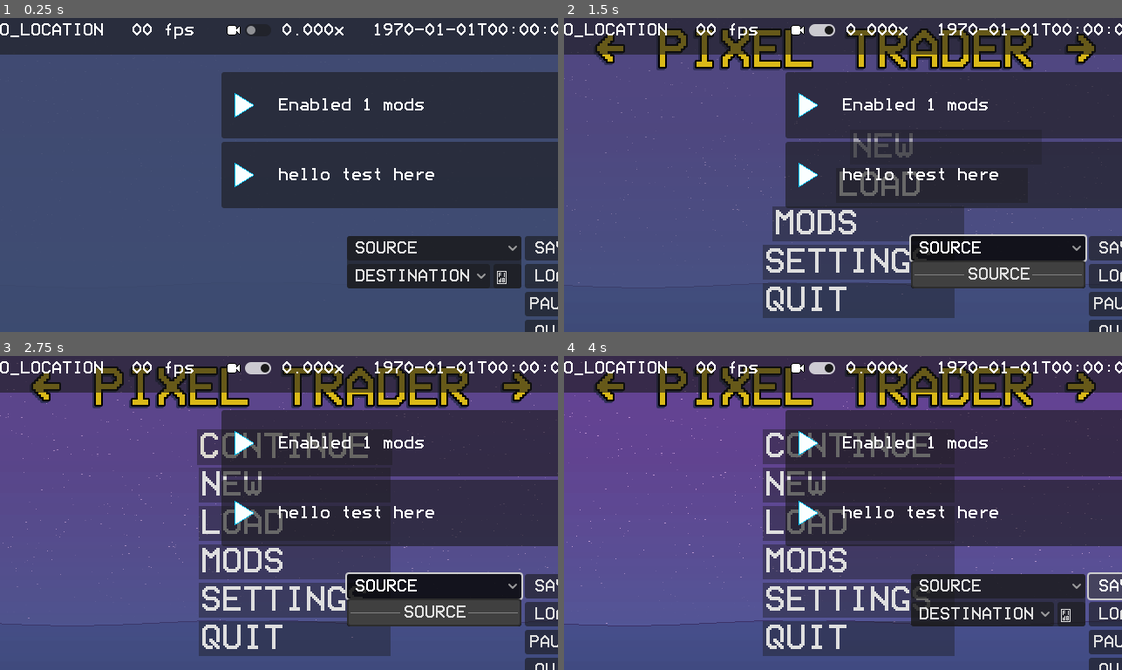
Above: before the commit, frames 1-4 (two rows, left to right).
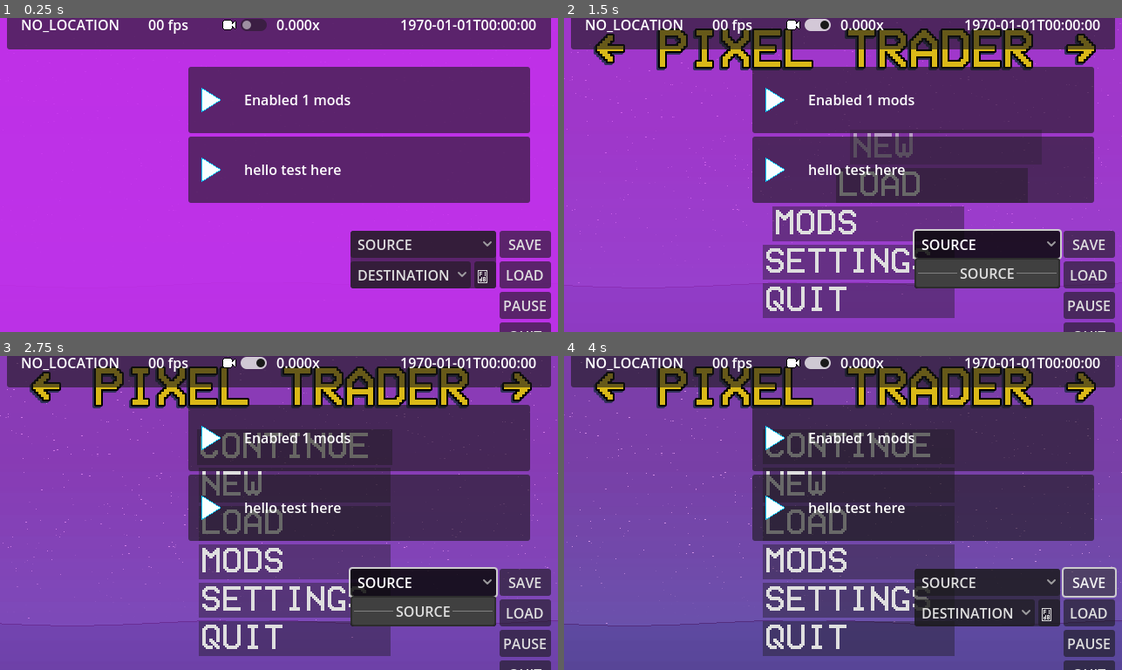
Above: after the commit, the same moments.

Repository: mikeredev/trader
Game: Godot game, scene res://main/main.tscn
Same seed, same stepped clock (60 frames per second), same inputs: the game is played once before the commit and once after it.
Inputs (mouse positions are in pixels of both pictures, inside the frame that each line leads up to; where the layout moved, square brackets give the same spot in the first picture):
- Up to frame 1 (0.25 s): no input
- Up to frame 2 (1.5 s): click (809, 24) [815, 30] at 0.5 s; click "SOURCE" at 1.25 s
- Up to frame 3 (2.75 s): click "DESTINATION" at 2 s
- Up to frame 4 (4 s): click "" at 2.75 s; click "SAVE" at 3.5 s

The runs differ from the first frame. In frame 1, 97% of the frame differs, in the area x 0-100%, y 0-100%; in frame 2, 83%; in frame 3, 63%; in frame 4, 16%.
Error in both runs: Invalid access to property or key 'show_ui_alerts' on a base object of type 'Nil'. (res://common/static/debug.gd:90)

Commit message:
hud

Diff:
--- a/data/active_state/01_init.gd
+++ b/data/active_state/01_init.gd
@@ -32,7 +32,7 @@
 	Service.config_manager.apply_config()
 
 	# allow for notifications
-	_setup_ui(ui)
+	ui.setup()
 
 	# process mods
 	saved_mods = Service.config_manager.mod_settings.get_saved_mods()
@@ -55,19 +55,6 @@
 func validate_directories(p_paths: Array[String]) -> bool:
 	Debug.log_info("Checking directories...")
 	return Common.Util.file.validate_directories(p_paths)
-
-
-func _setup_ui(p_ui: UI) -> void:
-	Debug.log_info("Creating UI...")
-	for overlay: UIOverlay in p_ui.get_children():
-		overlay.size = overlay.get_parent_area_size()
-		overlay.set_anchors_preset(Control.PRESET_FULL_RECT)
-		overlay.mouse_filter = Control.MOUSE_FILTER_IGNORE
-		Debug.log_verbose("󱣴  Configured UI overlay: %s" % overlay.get_path())
-	var hud: HUDOverlay = Service.scene_manager.create_scene(FileLocation.UI_HUD_COMPONENT_DISPLAY)
-	p_ui.hud.add_scene(hud)
-	hud.setup()
-	Service.scene_manager.add_ui(p_ui)
 
 
 func _setup_view(p_view: View) -> bool:
--- a/main/main.tscn
+++ b/main/main.tscn
@@ -7,7 +7,6 @@
 [ext_resource type="Script" uid="uid://bpocd385sre5h" path="res://main/container/ui_overlay.gd" id="5_3wy1v"]
 [ext_resource type="Theme" uid="uid://og4pfjqwupc" path="res://assets/theme/menu.tres" id="5_67ri8"]
 [ext_resource type="Theme" uid="uid://b1ls81hnrxdmt" path="res://assets/theme/dialog.tres" id="7_grrlh"]
-[ext_resource type="Theme" uid="uid://ctglmnnwqwbq4" path="res://assets/theme/hud.tres" id="8_0i4oc"]
 
 [sub_resource type="Resource" id="Resource_qtu10"]
 script = ExtResource("2_1bvp3")
@@ -93,15 +92,3 @@
 theme = ExtResource("7_grrlh")
 script = ExtResource("5_3wy1v")
 metadata/_custom_type_script = "uid://bpocd385sre5h"
-
-[node name="HUD" type="Control" parent="UI"]
-unique_name_in_owner = true
-layout_mode = 3
-anchors_preset = 15
-anchor_right = 1.0
-anchor_bottom = 1.0
-grow_horizontal = 2
-grow_vertical = 2
-theme = ExtResource("8_0i4oc")
-script = ExtResource("5_3wy1v")
-metadata/_custom_type_script = "uid://bpocd385sre5h"
--- a/main/ui.gd
+++ b/main/ui.gd
@@ -1,11 +1,31 @@
 class_name UI extends CanvasLayer
+
+#var setup_config: Dictionary[]
 
 @onready var menu: UIOverlay = %Menu
 @onready var dialog: UIOverlay = %Dialog
-@onready var hud: UIOverlay = %HUD
+@onready var hud: HUDOverlay
 
 
 func clear_all() -> void:
-	for node: UIOverlay in get_children():
-		node.clear()
+	menu.clear()
+	dialog.clear()
+	hud.clear()
 	Debug.log_verbose("Cleared all UI overlays")
+
+
+func setup() -> void:
+	Debug.log_info("Creating UI...")
+	_setup_hud()
+	for child: Control in get_children(): # themes etc applied in editor to tscn
+		child.set_anchors_preset(Control.PRESET_FULL_RECT)
+		child.mouse_filter = Control.MOUSE_FILTER_IGNORE
+		#overlay.size = overlay.get_parent_area_size()
+		Debug.log_verbose("󱣴  Configured UI overlay: %s" % child.get_path())
+	Service.scene_manager.add_ui(self) # register for lookup
+
+
+func _setup_hud() -> void:
+	hud = Service.scene_manager.create_scene(FileLocation.UI_HUD_COMPONENT_DISPLAY)
+	add_child(hud)
+	hud.setup()
--- a/service/system/mod/blueprints/city_blueprint.gd
+++ b/service/system/mod/blueprints/city_blueprint.gd
@@ -225,9 +225,8 @@
 
 
 func _set_body(p_city: City, p_body: CityBody) -> void:
-	var overworld: View = Service.scene_manager.get_view(View.ViewType.OVERWORLD)
-	var city_container: NodeContainer = overworld.get_container(View.ContainerType.CITY)
-	city_container.add_child(p_body)
+	var view: View = Service.scene_manager.get_view(View.ViewType.OVERWORLD)
+	view.add_scene(p_body, View.ContainerType.CITY)
 	p_city.body = p_body
 
 
--- a/ui/class/control/ui_control.gd
+++ b/ui/class/control/ui_control.gd
@@ -1,4 +1,6 @@
 class_name UIControl extends Control
+
+@export var outer_margin: int = 256
 
 
 func _ready() -> void:
@@ -14,7 +16,7 @@
 func _set_minimum_size() -> void:
 	if get_node_or_null("%MarginOuter") and get_node_or_null("%NavMain"):
 		var margin_outer: MarginContainer = get_node("%MarginOuter")
-		var margin_value: int = 256 # magic, move to ProjSettings
+		var margin_value: int = outer_margin
 		margin_outer.add_theme_constant_override("margin_top", margin_value)
 		margin_outer.add_theme_constant_override("margin_left", margin_value)
 		margin_outer.add_theme_constant_override("margin_bottom", margin_value)
@@ -24,16 +26,19 @@
 		var scene_base_size: Vector2i = ProjectSettings.get_setting("services/config/scene_base_size")
 		nav_main.custom_minimum_size.x = scene_base_size.x - 16
 		nav_main.custom_minimum_size.y = scene_base_size.y - 16
-
+		Debug.log_verbose("Set outer margin %s: %d" % [name, outer_margin])
 	else:
-		Debug.log_warning("Cannot size all UI elements: %s" % self)
+		Debug.log_warning("Unable to set minimum size: %s" % get_path())
 
 
-func _set_color_scheme() -> void: # unused rn
+func _set_color_scheme() -> void:
 	if get_node_or_null("%Background"):
 		var background: ColorRect = get_node("%Background")
 		var primary_bg: Color = ProjectSettings.get_setting("gui/theme/scheme/primary_bg")
 		background.color = primary_bg
+		background.color.a = 0.9
+		background.mouse_filter = Control.MOUSE_FILTER_IGNORE
+		Debug.log_verbose("Set background %s: %s" % [primary_bg.to_html(), name])
 
 
 func _ui_ready() -> void: pass
--- a/ui/hud/components/city_list/city_list.gd
+++ b/ui/hud/components/city_options_panel.gd
@@ -1,4 +1,4 @@
-class_name CityList extends PanelContainer
+class_name CityOptionsPanel extends PanelContainer
 
 @onready var ui_source_city: OptionButton = %SourceCity
 @onready var ui_dest_city: OptionButton = %DestCity
--- /dev/null
+++ b/ui/hud/components/game_options_panel.gd
@@ -0,0 +1,27 @@
+class_name GameOptionsPanel extends VBoxContainer
+
+@onready var ui_save: UIButton = %ButtonSave
+@onready var ui_load: UIButton = %ButtonLoad
+@onready var ui_pause: UIButton = %ButtonPause
+@onready var ui_quit: UIButton = %ButtonQuit
+
+
+func setup() -> void:
+	process_mode = Node.PROCESS_MODE_ALWAYS
+	ui_save.pressed_tweened.connect(_on_game_saved)
+	ui_load.pressed_tweened.connect(_on_game_load)
+	ui_pause.toggle_mode = true
+	ui_pause.toggled.connect(_on_game_paused)
+	ui_quit.pressed_tweened.connect(_on_game_quit)
+
+func _on_game_saved() -> void:
+	pass
+
+func _on_game_load() -> void:
+	pass
+
+func _on_game_paused(p_toggled: bool) -> void:
+	System.pause_game(p_toggled)
+
+func _on_game_quit() -> void:
+	print("ok")
--- a/ui/hud/hud_overlay.gd
+++ b/ui/hud/hud_overlay.gd
@@ -1,13 +1,28 @@
-class_name HUDOverlay extends VBoxContainer
+class_name HUDOverlay extends UIControl
 
-# reminder to unassigned theme from root when done
+# UIControl elements
+@onready var margin_outer: MarginContainer = %MarginOuter
+@onready var nav_main: VBoxContainer = %NavMain
 
+# HUD components
 @onready var info_bar: InfoBar = %InfoBar
 @onready var notification_area: NotificationArea = %NotificationArea
-@onready var city_list: CityList = %CityList
+@onready var city_options: CityOptionsPanel = %CityOptions
+@onready var game_options: GameOptionsPanel = %GameOptions
+
+
+func _ui_ready() -> void:
+	mouse_filter = Control.MOUSE_FILTER_IGNORE
+	margin_outer.mouse_filter = Control.MOUSE_FILTER_IGNORE
+	Debug.log_debug("Created HUD Overlay: %s" % get_path())
 
 
 func setup() -> void:
 	info_bar.setup()
 	notification_area.setup()
-	city_list.setup()
+	city_options.setup()
+	game_options.setup()
+
+
+func clear() -> void:
+	pass # clear notifs etc, used on soft reset
--- a/ui/hud/hud_overlay.tscn
+++ b/ui/hud/hud_overlay.tscn
@@ -1,71 +1,86 @@
-[gd_scene load_steps=7 format=3 uid="uid://df2ya0uji0y7j"]
+[gd_scene load_steps=8 format=3 uid="uid://df2ya0uji0y7j"]
 
-[ext_resource type="Theme" uid="uid://ctglmnnwqwbq4" path="res://assets/theme/hud.tres" id="1_edsi1"]
 [ext_resource type="Script" uid="uid://b0v3tbwkw2asb" path="res://ui/hud/hud_overlay.gd" id="2_7dvlo"]
-[ext_resource type="Script" uid="uid://n0cmt74v5vsc" path="res://ui/hud/components/info_bar/info_bar.gd" id="3_t7oj4"]
+[ext_resource type="Script" uid="uid://n0cmt74v5vsc" path="res://ui/hud/components/info_bar.gd" id="3_t7oj4"]
 [ext_resource type="Script" uid="uid://xvw5unpybtr6" path="res://ui/hud/components/notification/notification_area.gd" id="4_ov4ut"]
 [ext_resource type="Texture2D" uid="uid://cl2cxrvb68mpl" path="res://assets/image/icon/camera.png" id="4_t7oj4"]
-[ext_resource type="Script" uid="uid://cdw6orywl6kp0" path="res://ui/hud/components/city_list/city_list.gd" id="5_7dvlo"]
+[ext_resource type="Script" uid="uid://cdw6orywl6kp0" path="res://ui/hud/components/city_options_panel.gd" id="5_7dvlo"]
+[ext_resource type="Script" uid="uid://gqls0jr4r8su" path="res://ui/hud/components/game_options_panel.gd" id="7_ov4ut"]
+[ext_resource type="Script" uid="uid://dg8figbfpd7wl" path="res://ui/class/button/ui_button.gd" id="8_dvej5"]
 
-[node name="HUDOverlay" type="VBoxContainer"]
+[node name="HUD" type="Control"]
+layout_mode = 3
 anchors_preset = 15
 anchor_right = 1.0
 anchor_bottom = 1.0
 grow_horizontal = 2
 grow_vertical = 2
+script = ExtResource("2_7dvlo")
+outer_margin = 8
+
+[node name="MarginOuter" type="MarginContainer" parent="."]
+unique_name_in_owner = true
+layout_mode = 1
+anchors_preset = 15
+anchor_right = 1.0
+anchor_bottom = 1.0
+grow_horizontal = 2
+grow_vertical = 2
+
+[node name="NavMain" type="VBoxContainer" parent="MarginOuter"]
+unique_name_in_owner = true
+layout_mode = 2
 mouse_filter = 2
-theme = ExtResource("1_edsi1")
 theme_override_constants/separation = 8
-script = ExtResource("2_7dvlo")
 
-[node name="InfoBar" type="PanelContainer" parent="."]
+[node name="InfoBar" type="PanelContainer" parent="MarginOuter/NavMain"]
 unique_name_in_owner = true
 layout_mode = 2
 script = ExtResource("3_t7oj4")
 metadata/_custom_type_script = "uid://n0cmt74v5vsc"
 
-[node name="MarginInner" type="MarginContainer" parent="InfoBar"]
+[node name="MarginInner" type="MarginContainer" parent="MarginOuter/NavMain/InfoBar"]
 layout_mode = 2
 theme_override_constants/margin_left = 16
 theme_override_constants/margin_top = 16
 theme_override_constants/margin_right = 16
 theme_override_constants/margin_bottom = 16
 
-[node name="ComponentStack" type="HBoxContainer" parent="InfoBar/MarginInner"]
+[node name="ComponentStack" type="HBoxContainer" parent="MarginOuter/NavMain/InfoBar/MarginInner"]
 unique_name_in_owner = true
 layout_mode = 2
 theme_override_constants/separation = 32
 
-[node name="LabelLocation" type="Label" parent="InfoBar/MarginInner/ComponentStack"]
+[node name="LabelLocation" type="Label" parent="MarginOuter/NavMain/InfoBar/MarginInner/ComponentStack"]
 unique_name_in_owner = true
 layout_mode = 2
 text = "NO_LOCATION"
 
-[node name="LabelFPS" type="Label" parent="InfoBar/MarginInner/ComponentStack"]
+[node name="LabelFPS" type="Label" parent="MarginOuter/NavMain/InfoBar/MarginInner/ComponentStack"]
 unique_name_in_owner = true
 layout_mode = 2
 text = "00 fps"
 
-[node name="Camera" type="HBoxContainer" parent="InfoBar/MarginInner/ComponentStack"]
+[node name="Camera" type="HBoxContainer" parent="MarginOuter/NavMain/InfoBar/MarginInner/ComponentStack"]
 layout_mode = 2
 
-[node name="CameraDevMode" type="CheckButton" parent="InfoBar/MarginInner/ComponentStack/Camera"]
+[node name="CameraDevMode" type="CheckButton" parent="MarginOuter/NavMain/InfoBar/MarginInner/ComponentStack/Camera"]
 unique_name_in_owner = true
 layout_mode = 2
 icon = ExtResource("4_t7oj4")
 
-[node name="CameraZoom" type="Label" parent="InfoBar/MarginInner/ComponentStack/Camera"]
+[node name="CameraZoom" type="Label" parent="MarginOuter/NavMain/InfoBar/MarginInner/ComponentStack/Camera"]
 unique_name_in_owner = true
 layout_mode = 2
 text = "0.000x"
 
-[node name="LabelClock" type="Label" parent="InfoBar/MarginInner/ComponentStack"]
+[node name="LabelClock" type="Label" parent="MarginOuter/NavMain/InfoBar/MarginInner/ComponentStack"]
 unique_name_in_owner = true
 layout_mode = 2
 size_flags_horizontal = 10
 text = "1970-01-01T00:00:00"
 
-[node name="NotificationArea" type="ScrollContainer" parent="."]
+[node name="NotificationArea" type="ScrollContainer" parent="MarginOuter/NavMain"]
 unique_name_in_owner = true
 custom_minimum_size = Vector2(416, 192)
 layout_mode = 2
@@ -74,7 +89,7 @@
 script = ExtResource("4_ov4ut")
 metadata/_custom_type_script = "uid://xvw5unpybtr6"
 
-[node name="MarginInner" type="MarginContainer" parent="NotificationArea"]
+[node name="MarginInner" type="MarginContainer" parent="MarginOuter/NavMain/NotificationArea"]
 layout_mode = 2
 size_flags_horizontal = 3
 size_flags_vertical = 3
@@ -83,17 +98,17 @@
 theme_override_constants/margin_right = 24
 theme_override_constants/margin_bottom = 24
 
-[node name="AlertStack" type="VBoxContainer" parent="NotificationArea/MarginInner"]
+[node name="AlertStack" type="VBoxContainer" parent="MarginOuter/NavMain/NotificationArea/MarginInner"]
 unique_name_in_owner = true
 layout_mode = 2
 mouse_filter = 2
 
-[node name="HBoxContainer" type="HBoxContainer" parent="."]
+[node name="HBoxContainer" type="HBoxContainer" parent="MarginOuter/NavMain"]
 layout_mode = 2
 size_flags_horizontal = 8
 size_flags_vertical = 10
 
-[node name="CityList" type="PanelContainer" parent="HBoxContainer"]
+[node name="CityOptions" type="PanelContainer" parent="MarginOuter/NavMain/HBoxContainer"]
 unique_name_in_owner = true
 layout_mode = 2
 size_flags_horizontal = 0
@@ -101,10 +116,10 @@
 script = ExtResource("5_7dvlo")
 metadata/_custom_type_script = "uid://cdw6orywl6kp0"
 
-[node name="VBoxContainer" type="VBoxContainer" parent="HBoxContainer/CityList"]
+[node name="VBoxContainer" type="VBoxContainer" parent="MarginOuter/NavMain/HBoxContainer/CityOptions"]
 layout_mode = 2
 
-[node name="SourceCity" type="OptionButton" parent="HBoxContainer/CityList/VBoxContainer"]
+[node name="SourceCity" type="OptionButton" parent="MarginOuter/NavMain/HBoxContainer/CityOptions/VBoxContainer"]
 unique_name_in_owner = true
 layout_mode = 2
 selected = 0
@@ -113,10 +128,10 @@
 popup/item_0/id = 0
 popup/item_0/separator = true
 
-[node name="HBoxContainer" type="HBoxContainer" parent="HBoxContainer/CityList/VBoxContainer"]
+[node name="HBoxContainer" type="HBoxContainer" parent="MarginOuter/NavMain/HBoxContainer/CityOptions/VBoxContainer"]
 layout_mode = 2
 
-[node name="DestCity" type="OptionButton" parent="HBoxContainer/CityList/VBoxContainer/HBoxContainer"]
+[node name="DestCity" type="OptionButton" parent="MarginOuter/NavMain/HBoxContainer/CityOptions/VBoxContainer/HBoxContainer"]
 unique_name_in_owner = true
 layout_mode = 2
 selected = 0
@@ -125,28 +140,42 @@
 popup/item_0/id = 0
 popup/item_0/separator = true
 
-[node name="Teleport" type="Button" parent="HBoxContainer/CityList/VBoxContainer/HBoxContainer"]
+[node name="Teleport" type="Button" parent="MarginOuter/NavMain/HBoxContainer/CityOptions/VBoxContainer/HBoxContainer"]
 unique_name_in_owner = true
 layout_mode = 2
 text = "TELEPORT"
 
-[node name="VBoxContainer" type="VBoxContainer" parent="HBoxContainer"]
+[node name="GameOptions" type="VBoxContainer" parent="MarginOuter/NavMain/HBoxContainer"]
+unique_name_in_owner = true
 layout_mode = 2
-size_flags_horizontal = 8
+script = ExtResource("7_ov4ut")
+metadata/_custom_type_script = "uid://gqls0jr4r8su"
 
-[node name="ButtonSave" type="Button" parent="HBoxContainer/VBoxContainer"]
+[node name="ButtonSave" type="Button" parent="MarginOuter/NavMain/HBoxContainer/GameOptions"]
+unique_name_in_owner = true
 layout_mode = 2
 text = "SAVE"
+script = ExtResource("8_dvej5")
+metadata/_custom_type_script = "uid://dg8figbfpd7wl"
 
-[node name="ButtonLoad" type="Button" parent="HBoxContainer/VBoxContainer"]
+[node name="ButtonLoad" type="Button" parent="MarginOuter/NavMain/HBoxContainer/GameOptions"]
+unique_name_in_owner = true
 layout_mode = 2
 text = "LOAD"
+script = ExtResource("8_dvej5")
+metadata/_custom_type_script = "uid://dg8figbfpd7wl"
 
-[node name="ButtonPause" type="Button" parent="HBoxContainer/VBoxContainer"]
+[node name="ButtonPause" type="Button" parent="MarginOuter/NavMain/HBoxContainer/GameOptions"]
+unique_name_in_owner = true
 layout_mode = 2
 toggle_mode = true
 text = "PAUSE"
+script = ExtResource("8_dvej5")
+metadata/_custom_type_script = "uid://dg8figbfpd7wl"
 
-[node name="ButtonQuit" type="Button" parent="HBoxContainer/VBoxContainer"]
+[node name="ButtonQuit" type="Button" parent="MarginOuter/NavMain/HBoxContainer/GameOptions"]
+unique_name_in_owner = true
 layout_mode = 2
 text = "QUIT"
+script = ExtResource("8_dvej5")
+metadata/_custom_type_script = "uid://dg8figbfpd7wl"
--- a/ui/start/start_menu.gd
+++ b/ui/start/start_menu.gd
@@ -16,9 +16,12 @@
 
 @onready var margin_outer: MarginContainer = %MarginOuter
 @onready var nav_main: Control = %NavMain
+@onready var background: ColorRect = %Background
+
+@onready var nav_content: VBoxContainer = %NavContent
 @onready var nav_menu: VBoxContainer = %NavMenu
+@onready var label_title: Label = %LabelTitle
 @onready var nav_buttons: GridContainer = %NavButtons
-@onready var nav_content: VBoxContainer = %NavContent
 
 @onready var continue_button: UIButtonStartMenu = %ContinueButton
 @onready var new_game_button: UIButtonStartMenu = %NewGameButton
@@ -37,8 +40,6 @@
 @onready var sky_rect: ColorRect = %SkyRect
 @onready var starfield_texture: TextureRect = %Starfield
 @onready var atmosphere_rect: ColorRect = %Atmosphere
-@onready var fade_rect: ColorRect = %Fade
-@onready var label_title: Label = %LabelTitle
 
 
 func _connect_signals() -> void:
@@ -69,7 +70,7 @@
 	quit_button.pressed_tweened.connect(_on_quit_pressed)
 
 
-func _set_color_scheme() -> void:
+func _set_color_scheme() -> void: # overrides UIControl default method
 	var primary_bg: Color = ProjectSettings.get_setting("gui/theme/scheme/primary_bg")
 	var secondary_bg: Color = ProjectSettings.get_setting("gui/theme/scheme/secondary_bg")
 	var ternary_bg: Color = ProjectSettings.get_setting("gui/theme/scheme/ternary_bg")
@@ -78,7 +79,7 @@
 	(sky_rect.material as ShaderMaterial).set_shader_parameter("sea_color", secondary_bg)
 	(sky_rect.material as ShaderMaterial).set_shader_parameter("crest_color", secondary_bg.darkened(0.1))
 	(atmosphere_rect.material as ShaderMaterial).set_shader_parameter("fog_color", ternary_bg)
-	fade_rect.color = ProjectSettings.get_setting("gui/theme/scheme/primary_bg")
+	background.color = ProjectSettings.get_setting("gui/theme/scheme/ternary_bg")
 
 
 func _ui_ready() -> void:
@@ -111,7 +112,7 @@
 	if not Service.config_manager.general_settings.show_intro: return
 
 	# prepare tween, title, buttons
-	fade_rect.visible = true
+	background.visible = true
 	label_title.modulate.a = 0.0
 	for button: UIButtonStartMenu in buttons:
 		button.modulate.a = 0.0
@@ -119,7 +120,7 @@
 		button.focus_mode = Control.FOCUS_NONE
 
 	# fade out: TRANS_CUBIC/EASE_OUT unfolds starfield over fade_duration
-	tween = Service.scene_manager.create_tween(fade_rect, "modulate:a", 0.0, FADE_INTRO, Tween.TRANS_CUBIC, Tween.EASE_OUT)
+	tween = Service.scene_manager.create_tween(background, "modulate:a", 0.0, FADE_INTRO, Tween.TRANS_CUBIC, Tween.EASE_OUT)
 
 	# wait a little, and play the rest
 	await get_tree().create_timer(PAUSE).timeout
@@ -151,7 +152,7 @@
 
 
 func _housekeeping() -> void:
-	fade_rect.visible = false # remains unused unless playing animation
+	background.visible = false # remains unused unless playing animation
 
 	for node: Control in nav_buttons.get_children():
 		if node is UIButtonStartMenu:
--- a/ui/start/start_menu.tscn
+++ b/ui/start/start_menu.tscn
@@ -119,7 +119,7 @@
 grow_horizontal = 2
 grow_vertical = 2
 
-[node name="Fade" type="ColorRect" parent="Shader"]
+[node name="Background" type="ColorRect" parent="Shader"]
 unique_name_in_owner = true
 layout_mode = 1
 anchors_preset = 15
--- a/ui/start/submenu/settings/settings_menu.gd
+++ b/ui/start/submenu/settings/settings_menu.gd
@@ -1,6 +1,6 @@
-extends UISubMenu
+class_name SettingsMenu extends UISubMenu # hbox
 
-var active_section: ConfigManager.Section
+var active: ConfigManager.Section
 var cache: Dictionary[ConfigManager.Section, GridContainer]
 
 @onready var nav_bar: VBoxContainer = %NavBar
@@ -56,14 +56,14 @@
 			ConfigManager.Section.DEVELOPER: grid = Service.config_manager.developer_settings.to_grid()
 		cache[p_section] = grid
 		nav_content.add_child(grid)
-	active_section = p_section
+	active = p_section
 
 
 func restore_grid() -> void:
-	var active_grid: GridContainer = cache.get(active_section)
+	var active_grid: GridContainer = cache.get(active)
 	active_grid.queue_free()
-	cache.erase(active_section)
-	change_grid(active_section, true)
+	cache.erase(active)
+	change_grid(active, true)
 
 
 func _on_nav_button_toggled(p_toggled_on: bool, p_section: ConfigManager.Section) -> void:
@@ -72,7 +72,7 @@
 
 func _on_restore_button_pressed() -> void:
 	if await Service.scene_manager.get_confirmation("RESTORE DEFAULT SETTINGS?"):
-		Service.config_manager.restore_section(active_section, true)
+		Service.config_manager.restore_section(active, true)
 		restore_grid()
 
 
Not shown: 1 places in main/main.tscn that only renumber resources
Renamed: ui/hud/components/city_list/city_list.gd.uid -> ui/hud/components/city_options_panel.gd.uid
Not shown, added: ui/hud/components/game_options_panel.gd.uid
Renamed: ui/hud/components/info_bar/info_bar.gd -> ui/hud/components/info_bar.gd
Renamed: ui/hud/components/info_bar/info_bar.gd.uid -> ui/hud/components/info_bar.gd.uid
